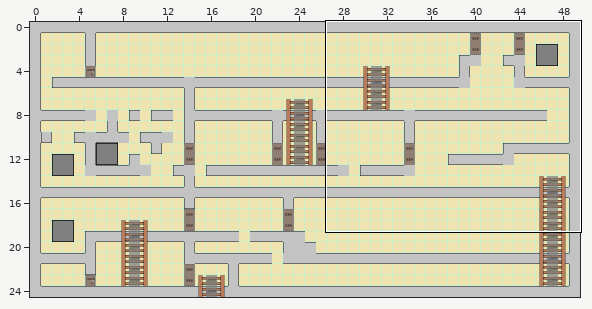
Level history. Tiled map: client/maps/Moarmaps.tmx. Above, an overview of the earlier version with the close-up marked.
Close-up. First the earlier version:
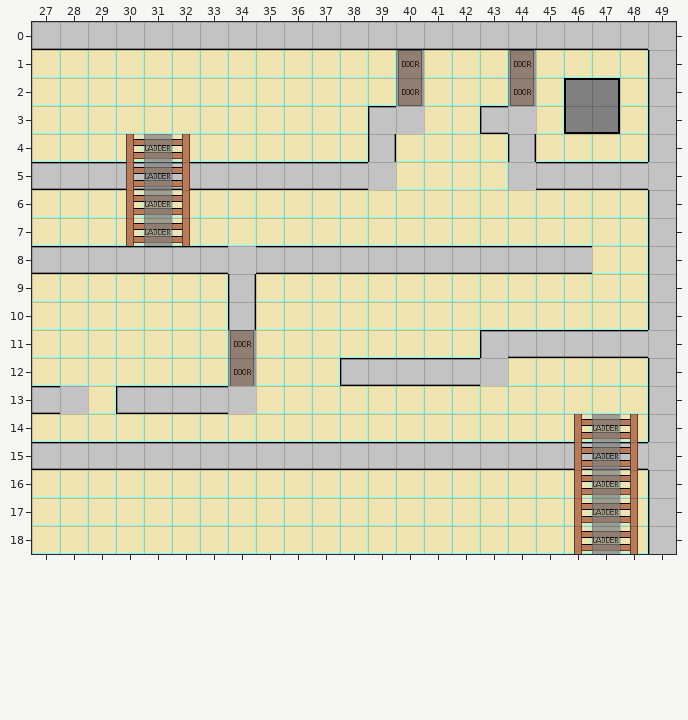
Cells are 32x32 px. Shown: x 27..49, y 0..18. The commit also changed other parts of the map, which this record leaves out.
And afterwards:
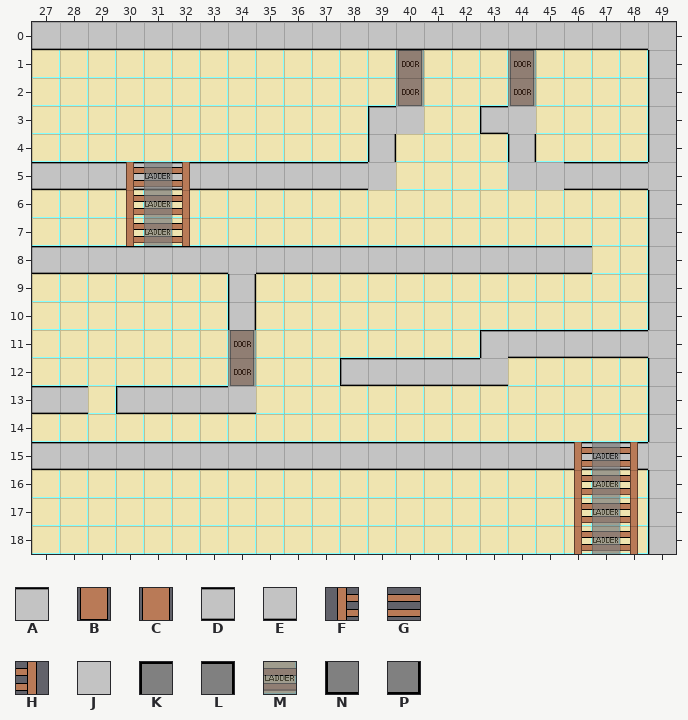
Key: from "tiles": A 1 "wall_floor", B 3 "door_base", C 5 "door_mid", D 6 "wall_floor_roof", E 8 "wall_roof", F 9 "ladder_left", G 10 "ladder_mid", H 11 "ladder_right", J 14 "wall", K 18, L 19, M 20, N 24, P 25.
_ is an empty cell, . an unchanged one.
See-through tiles are keyed as they look on the map.
What changed:
--- layer "floor"
@@ x 45..45 @@
- 5 D
+ 5 J
@@ x 34..34 @@
- 8 J
+ 8 A
@@ x 28..43 @@
-12 ......_........J
-13 J.....J.........
+12 ......B........E
+13 D.....E.........
--- layer "foreground"
@@ x 30..47 @@
- 2 ................KL
- 3 ................NP
- 4 FGH...............
+ 2 ................__
+ 3 ................__
+ 4 ___...............
@@ x 34..34 @@
-12 C
+12 _
@@ x 46..48 @@
-14 FGH
+14 ___
--- layer "event"
@@ x 31..31 @@
- 4 M
+ 4 _
@@ x 47..47 @@
-14 M
+14 _
